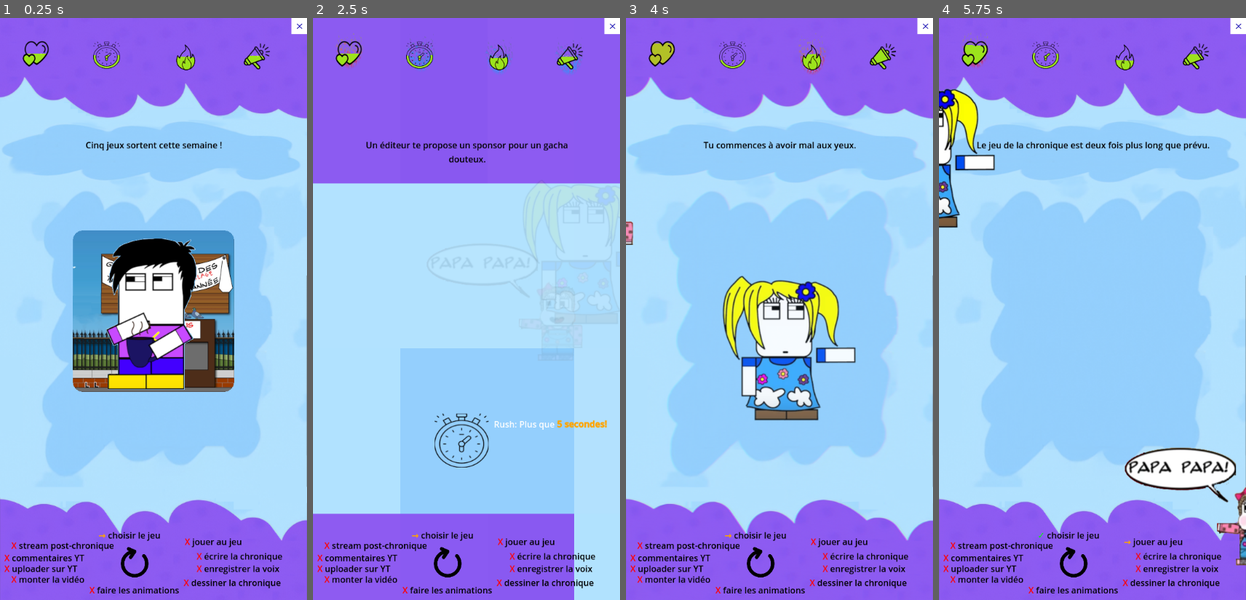
Above: before the commit, frames 1-4 (left to right).
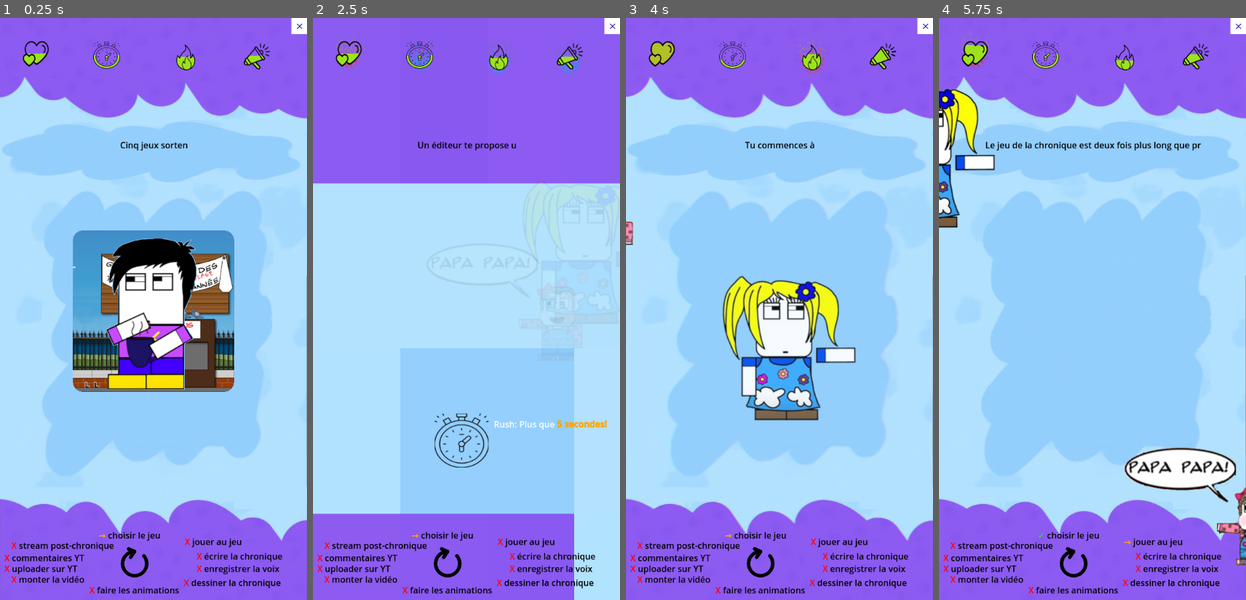
Above: after the commit, the same moments.

Repository: naparuba/plouf
Game: Godot game, scene res://Main.tscn
The game is run twice, just before and just after one commit, with the same random seed, the same clock (stepped at 60 frames per second) and the same inputs.
Inputs (mouse positions are in pixels of both pictures, inside the frame that each line leads up to):
- Up to frame 1 (0.25 s): no input
- Up to frame 2 (2.5 s): tap Enter at 0.5 s; move the mouse to (534, 279) at 0.52 s; click (534, 279) at 0.67 s; tap Space at 1.25 s; drag from (405, 338) to (451, 425) at 1.27 s; move the mouse to (497, 180) at 2.02 s; click (497, 180) at 2.17 s
- Up to frame 3 (4 s): drag from (764, 425) to (687, 221) at 2.77 s; move the mouse to (871, 396) at 3.52 s; click (871, 396) at 3.67 s
- Up to frame 4 (5.75 s): drag from (1000, 221) to (1046, 163) at 4.27 s; move the mouse to (1107, 309) at 5.02 s; click (1107, 309) at 5.17 s

The runs differ from the first frame. In frame 1, 0.3% of the frame differs, in the area x 27-73%, y 21-23%; in frame 2, 0.5%; in frame 3, 0.3%; in frame 4, 0.6%, in the area x 12-89%, y 21-23%.

Commit message:
Enh: make the problem slow mode when Plouf is thinking too fast (inverse of the rush mode)

Diff:
--- a/Main.tscn
+++ b/Main.tscn
@@ -6,6 +6,7 @@
 [ext_resource type="Texture2D" uid="uid://cheim83nmgnx2" path="res://images/visibility.png" id="2_hpoc5"]
 [ext_resource type="Texture2D" uid="uid://e6o1cpp23a6x" path="res://images/vie_famille.png" id="3_6vj60"]
 [ext_resource type="Texture2D" uid="uid://d2q5nexaq2ara" path="res://images/chrono.png" id="3_qlnja"]
+[ext_resource type="Script" path="res://progressive_text.gd" id="4_dxl5p"]
 [ext_resource type="Texture2D" uid="uid://tqkt6aiddivf" path="res://images/vie_famille_full.png" id="4_frkv5"]
 [ext_resource type="Texture2D" uid="uid://cg1sjwafgdgmm" path="res://images/visibility_full.png" id="4_hmdp1"]
 [ext_resource type="Texture2D" uid="uid://cmf4jhvvtlu4v" path="res://images/chrono_full.png" id="4_k0u7c"]
@@ -166,6 +167,7 @@
 text = "Problématique"
 horizontal_alignment = 1
 autowrap_mode = 3
+script = ExtResource("4_dxl5p")
 
 [node name="Visibility" type="Node2D" parent="."]
 position = Vector2(403, 17)
--- a/main.gd
+++ b/main.gd
@@ -116,6 +116,8 @@
 	# We can update the deck display
 	_update_current_card_deck()
 
+	# By default the problem text are printing fast
+	label_question.set_fast_mode()
 
 func _load_phases():
 	var file = FileAccess.open("res://phases.json", FileAccess.READ)
@@ -172,7 +174,7 @@
 	_show_objective_progression()
 
 	if current_phase_index >= phases.size():
-		label_question.text = "🎉 Fin de la semaine de Monsieur Plouf !"
+		__set_problem_text("🎉 Fin de la semaine de Monsieur Plouf !")
 		self.g_game_over = true
 		_switch_to_gameover_card("🎉 Fin de la semaine de Monsieur Plouf !\nFéliciation pour avoir passé une semaine dans la peau de Monsieur Plouf!\nVous pouvez relancer une partie pour voir de nouvelles cartes.", "Au revoir les gents!", "ENDING")
 		return
@@ -233,11 +235,14 @@
 	return false
 
 func _display_problem(problem):
-	label_question.text = problem["problem_description"]
+	__set_problem_text(problem["problem_description"])
 	label_debug_question.text = "🔸 %s - %s\n\n%s" % [problem["problem_id"], problem["title"]]
 	label_debug_a.text = "A: %s\n=> %s" % [problem["choice_a"], problem["outcome_a"]]
 	label_debug_b.text = "B: %s\n=> %s" % [problem["choice_b"], problem["outcome_b"]]
 
+
+func __set_problem_text(txt):
+	label_question.reveal_text(txt)
 
 func _validate_stats():
 	for stat in stats:
@@ -375,6 +380,8 @@
 			print('RYTHM: get back as normal')
 			# no impact on shaders
 			card_deck.unset_rush()
+
+			label_question.set_fast_mode()
 			fire.visible= false  # get back as normal, so hide the fire indicator
 		return
 
@@ -388,7 +395,7 @@
 	if too_high:
 		print('RYTHM: get too high')
 		__set_criteria_fire_as_red(fire)
-		pass
+		label_question.set_slow_mode()  # Plouf is too fast, he see the text as too slow ^^
 
 
 # Flow:
--- /dev/null
+++ b/progressive_text.gd
@@ -0,0 +1,43 @@
+extends Label
+
+@export var total_time: float = 0.3 #3.0 # Durée totale d'affichage en secondes
+
+var _full_text: String = ""
+var _timer: float = 0.0
+var _active: bool = false
+
+var _is_slow_mode = false
+
+func _ready() -> void:
+	text = ""
+
+func _process(delta: float) -> void:
+	if not _active:
+		return
+
+	_timer += delta
+	var ratio: float = clamp(_timer / total_time, 0.0, 1.0)
+	var char_count: int = int(floor(ratio * _full_text.length()))
+	text = ""
+	if _is_slow_mode:
+		text = "(Plouf va trop vite, il voit tout au ralentit!)\n"
+	text = text + _full_text.substr(0, char_count)
+
+
+	if ratio >= 1.0:
+		text = _full_text
+		_active = false
+
+func set_fast_mode():
+	_is_slow_mode = false
+	total_time = 0.5
+
+func set_slow_mode():
+	total_time = 5
+	_is_slow_mode = true
+
+func reveal_text(new_text: String) -> void:
+	_full_text = new_text
+	_timer = 0.0
+	text = ""
+	_active = true
Not shown: 1 places in Main.tscn that only renumber resources
